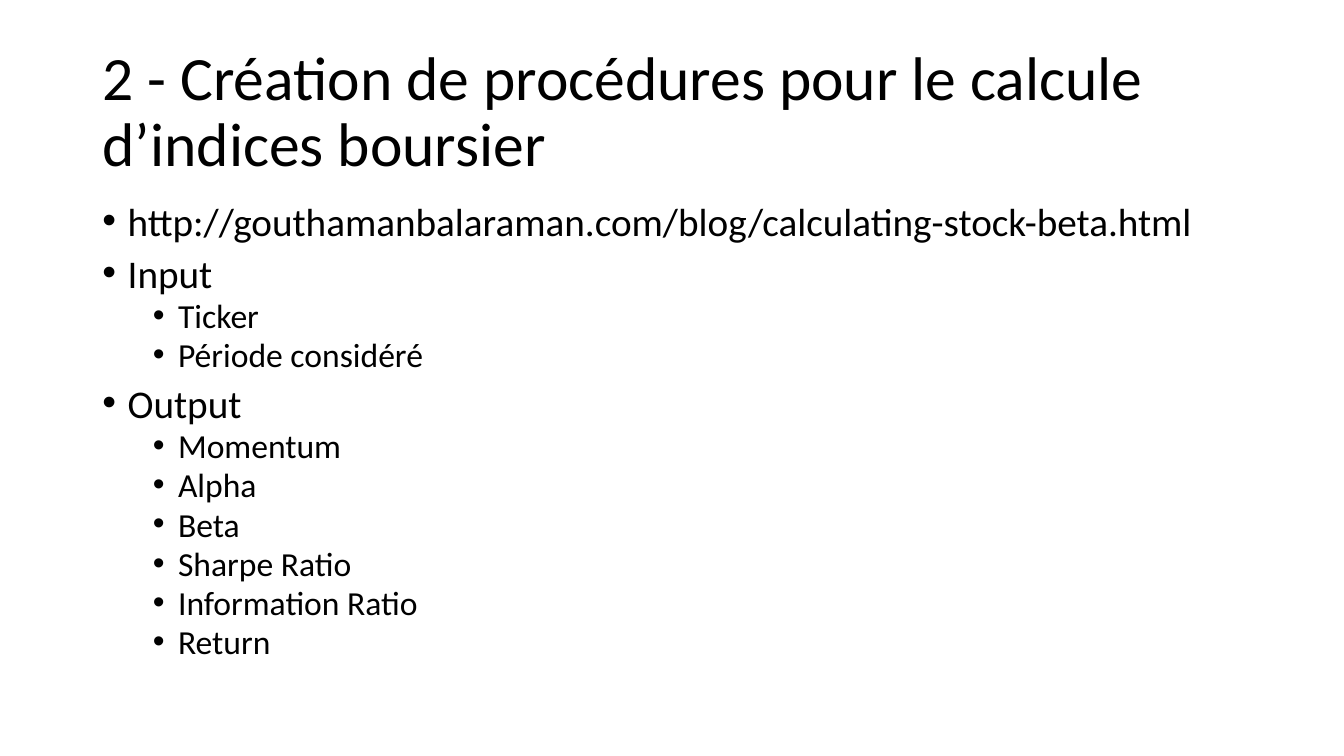
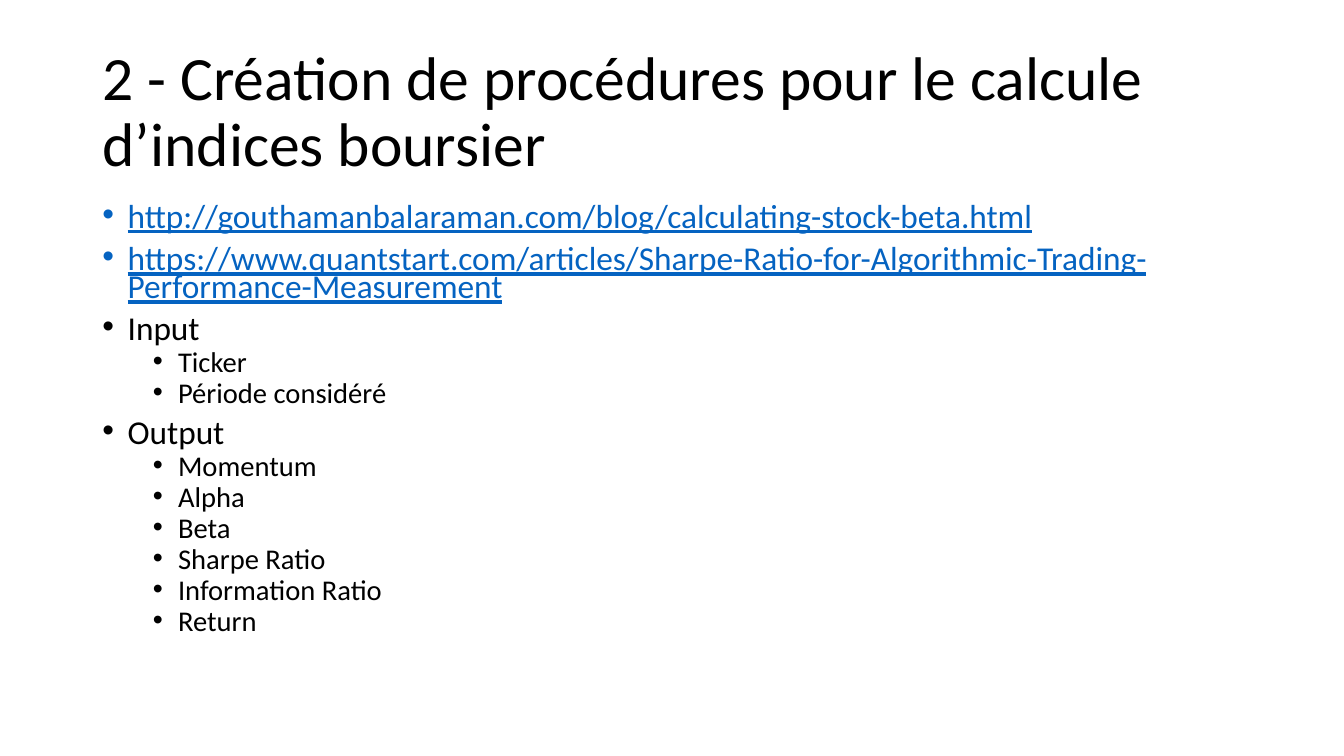
Before and after one commit to ComplexNetTSP/BFA3, a slide deck: slide 6 of BFA3_intro.pptx. Drawn at 1344x756 pixels with LibreOffice and Linux fonts; fonts in the diff are those of the drawing. Boxes give left, top, right and bottom in pixels: in the first picture for what was removed or moved away, otherwise in the second. Text is boxed around its words. In the diff, an @@ line names an element or a change of style, - is before the commit and + after.

```diff
--- a/BFA3_intro.pptx
+++ b/BFA3_intro.pptx
@@ text at box(128, 205, 1032, 632): size 28 to 23.8 pt in "http://gouthamanbalaraman.com/blog/calculating-stock-beta.ht ...", "Input", "Output"; text colour #000000 to #0563C1, underline on in "http://gouthamanbalaraman.com/blog/calculating-stock-beta.ht ..."; size 24 to 20.4 pt in "Ticker", "Période considéré", "Momentum", "Alpha" and 4 more places; line spacing 0.8 to 0.7 @@
@@ text at box(128, 247, 1147, 304): paragraph added @@
+• https://www.quantstart.com/articles/Sharpe-Ratio-for-Algorithmic-Trading-Performance-Measurement
```
Also in this commit, not shown: 2 other slides changed, 6 other files.
